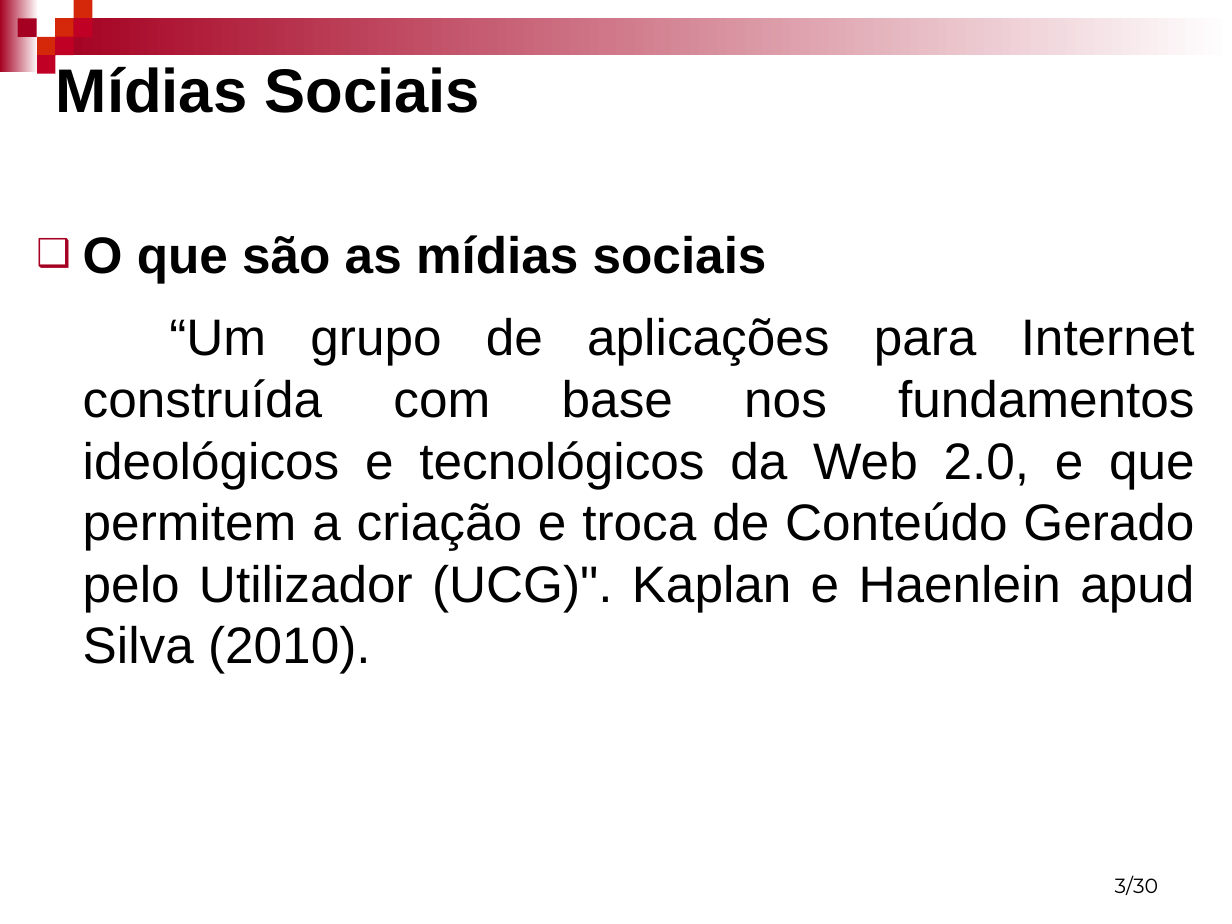
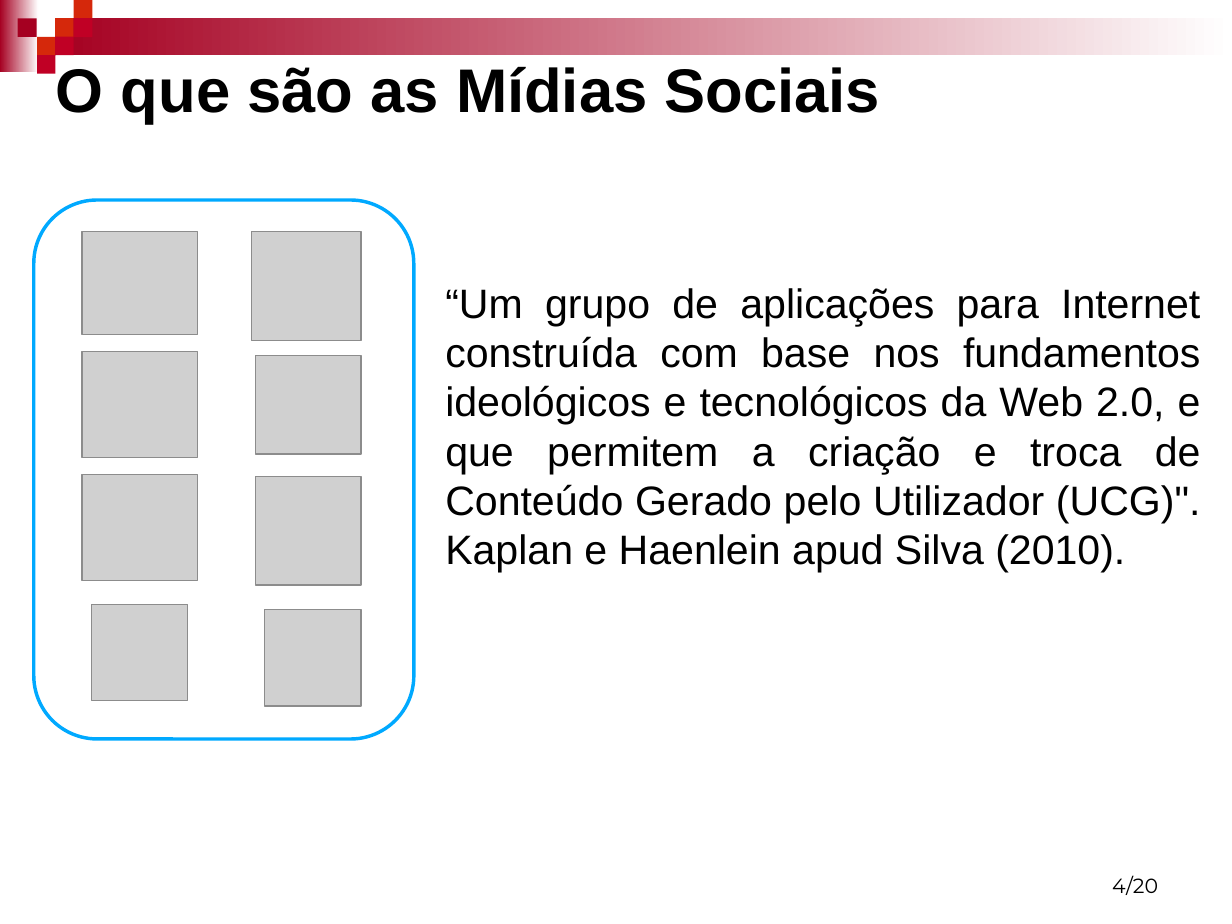
Before and after one commit to mfernado/my-project-socialmonitor, a slide deck: slide 4 of Artigo/Monitoramento de mídias Sociais - Marcos e Robson.ppt (slide 3 before the commit). Drawn at 1232x924 pixels with LibreOffice and Linux fonts; fonts in the diff are those of the drawing; grey boxes stand for pictures; background and template pictures are left out. Boxes give left, top, right and bottom in pixels: in the first picture for what was removed or moved away, otherwise in the second. Text is boxed around its words. In the diff, an @@ line names an element or a change of style, - is before the commit and + after.

```diff
--- a/Artigo/Monitoramento de mídias Sociais - Marcos e Robson.ppt
+++ b/Artigo/Monitoramento de mídias Sociais - Marcos e Robson.ppt
@@ title at [56,66,881,124]: text changed @@
-Mídias Sociais
+O que são as Mídias Sociais
@@ freeform shape added at [33,200,414,739], outline #00A9FF 2.01 pt @@
@@ picture added at [81,232,197,335] @@
@@ text at [83,235,767,283]: paragraph removed @@
-❑ O que são as mídias sociais
@@ picture added at [251,232,361,341] @@
@@ text "“Um grupo de aplicações para ...": place and size @@
-text "“Um grupo de aplicações para ..." at [83,235,1195,673]
+text "“Um grupo de aplicações para ..." at [445,288,1201,572]
@@ text "“Um grupo de aplicações para ..." at [445,288,1201,572]: size 30 to 24 pt; indent changed; less space between paragraphs; vertical alignment top to middle @@
@@ picture added at [81,351,197,457] @@
@@ picture added at [255,355,361,453] @@
@@ picture added at [81,474,197,580] @@
@@ picture added at [255,477,361,585] @@
@@ picture added at [91,604,187,700] @@
@@ picture added at [265,610,361,706] @@
@@ page number at [1112,875,1158,895]: text changed @@
-3/30
+4/20
```
Also in this commit, not shown: 2 other slides changed, 1 slide added.
